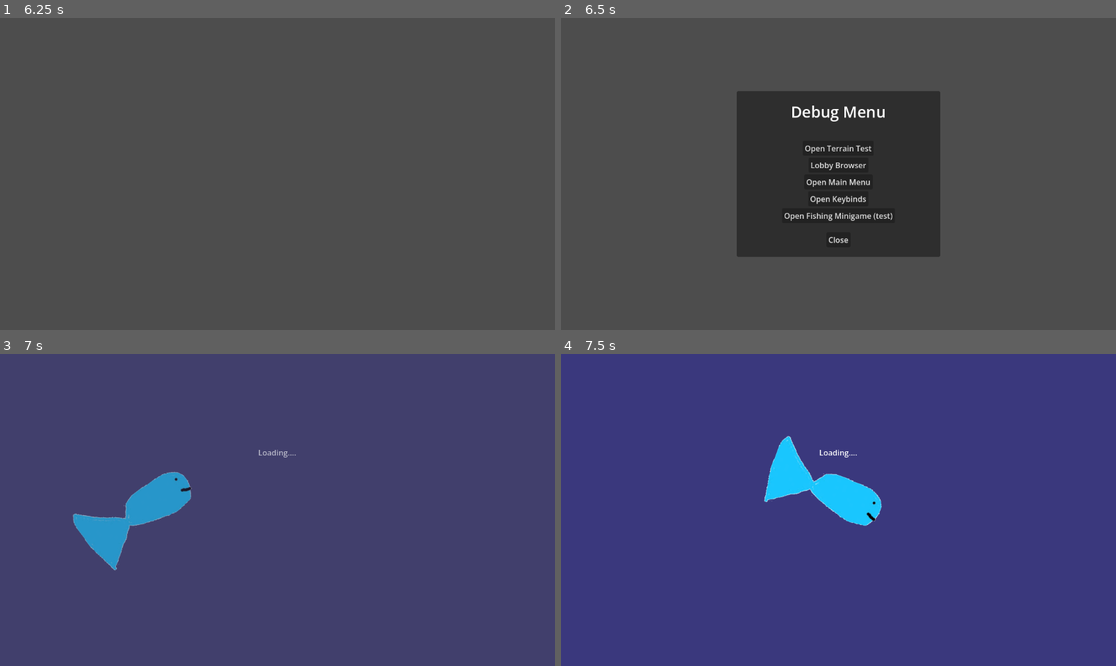
Above: before the commit, frames 1-4 (two rows, left to right).
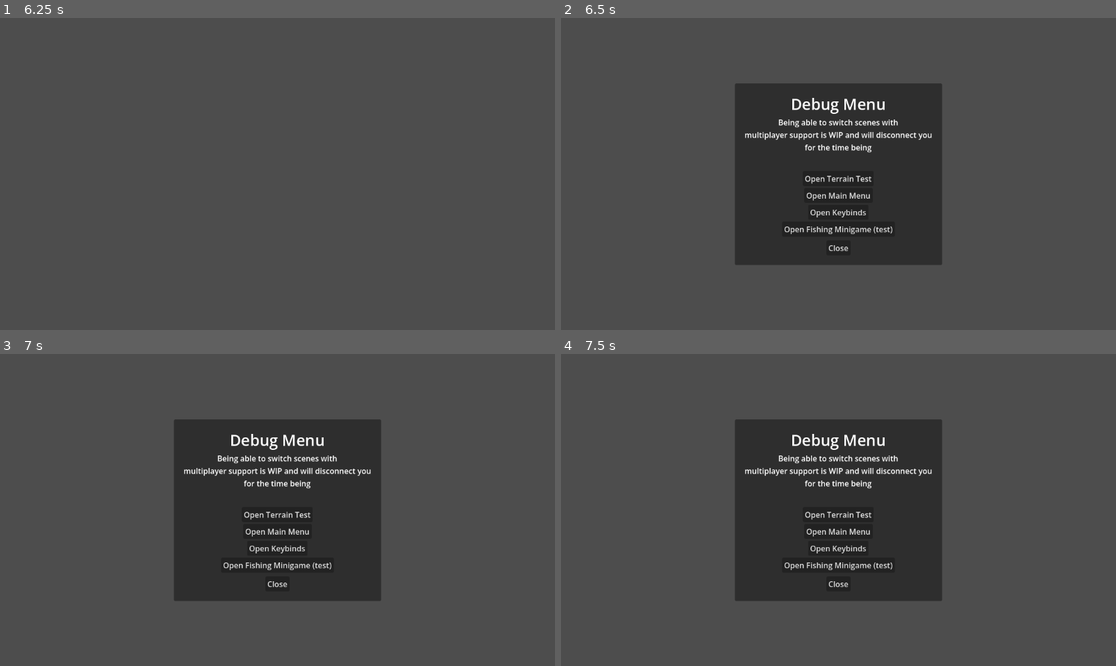
Above: after the commit, the same moments.

Repository: gmuGADIG/King-Fisher
Game: Godot game, scene res://ui/main_menu/main_menu.tscn
Same seed, same stepped clock (60 frames per second), same inputs: the game is played once before the commit and once after it. The engine's default icon, where the game draws it, is replaced by a stand-in: a white triangle on a blue panel in a dark square.
Inputs (mouse positions are in pixels of both pictures, inside the frame that each line leads up to):
- Up to frame 1 (6.25 s): click (99, 202) at 0.5 s; tap Enter (test1) at 1.25, 2.75, 4.25 s; move the mouse to (399, 158) at 1.27 s; hold Up (ready_up) 1.28-2 s; hold = (add_fish) 1.28-2 s; click (399, 158) at 1.42 s; tap Space (jump) at 1.52, 2, 3.5, 4.52, 5 s; drag from (166, 189) to (249, 236) at 2.02 s; move the mouse to (333, 105) at 2.77 s; hold Up (ready_up) 2.78-3.5 s; hold W (catch_fish_main) 2.78-3.5 s; drag from (249, 236) to (111, 127) at 3.52 s; move the mouse to (444, 220) at 4.27 s; hold A (move_left) 4.28-5 s; hold \ (print_players) 4.28-5 s; tap Escape (Menu) at 4.9 s; drag from (111, 127) to (194, 96) at 5.02 s; move the mouse to (305, 174) at 5.77 s; hold S (move_down) from 5.78 s (still down); hold Tab (scoreboard) from 5.78 s (still down); click (305, 174) at 5.92 s
- Up to frame 2 (6.5 s): keep holding S (move_down); keep holding Tab (scoreboard); tap ` (debug_menu) at 6.4 s
- Up to frame 3 (7 s): release S (move_down) at 6.5 s; release Tab (scoreboard) at 6.5 s; click (277, 500) at 6.5 s, where only the run before the commit has a clickable "Lobby Browser"
- Up to frame 4 (7.5 s): drag from (755, 432) to (727, 525) at 7.27 s

Frame 1 is identical in both runs. In frame 2, 4.4% of the frame differs, in the area x 31-69%, y 20-80%; in frame 3, 100%; in frame 4, 100%, in the area x 0-100%, y 0-100%.
Error before the commit: Cannot call method 'stop' on a null value. (res://systems/multiplayer.gd:115)

Commit message:
Make all debug menu changes kill multiplayer connections

Diff:
--- a/ui/debug_menu/debug_menu.tscn
+++ b/ui/debug_menu/debug_menu.tscn
@@ -2,7 +2,6 @@
 
 [ext_resource type="Script" uid="uid://bgbsvtifnsja3" path="res://ui/debug_menu/debug_menu.gd" id="1_2lwgs"]
 [ext_resource type="PackedScene" uid="uid://cuxqh6ibre0ni" path="res://ui/debug_menu/debug_scene_button.tscn" id="2_bvele"]
-[ext_resource type="Script" uid="uid://bxerb2igllke2" path="res://ui/debug_menu/menu_lobby_button.gd" id="3_oh284"]
 
 [node name="DebugMenu" type="CanvasLayer" unique_id=1060676430]
 script = ExtResource("1_2lwgs")
@@ -36,6 +35,13 @@
 theme_override_font_sizes/font_size = 32
 text = "Debug Menu"
 
+[node name="Label2" type="Label" parent="PanelContainer/MarginContainer/VBoxContainer" unique_id=642024621]
+layout_mode = 2
+text = "Being able to switch scenes with
+multiplayer support is WIP and will disconnect you
+for the time being"
+horizontal_alignment = 1
+
 [node name="Separator2" type="Control" parent="PanelContainer/MarginContainer/VBoxContainer" unique_id=1476855931]
 custom_minimum_size = Vector2(0, 30)
 layout_mode = 2
@@ -43,16 +49,9 @@
 [node name="HeightMap" parent="PanelContainer/MarginContainer/VBoxContainer" unique_id=312352702 instance=ExtResource("2_bvele")]
 layout_mode = 2
 
-[node name="LobbyBrowser" parent="PanelContainer/MarginContainer/VBoxContainer" unique_id=2129658815 instance=ExtResource("2_bvele")]
-layout_mode = 2
-text = "Lobby Browser"
-script = ExtResource("3_oh284")
-scene_path = "res://ui/lobby_browser/lobby_browser.tscn"
-
 [node name="MainMenu" parent="PanelContainer/MarginContainer/VBoxContainer" unique_id=658329568 instance=ExtResource("2_bvele")]
 layout_mode = 2
 text = "Open Main Menu"
-script = ExtResource("3_oh284")
 scene_path = "res://ui/main_menu/main_menu.tscn"
 
 [node name="OpenKeybinds" parent="PanelContainer/MarginContainer/VBoxContainer" unique_id=274295704 instance=ExtResource("2_bvele")]
--- a/ui/debug_menu/menu_lobby_button.gd
+++ /dev/null
@@ -1,11 +0,0 @@
-extends Button
-
-@export_file_path("*.tscn") var scene_path
-
-func _ready() -> void:
-	pressed.connect(func():
-		ScreenTransition.change_to_file(scene_path)
-		DebugMenu.close_debug_menu()
-		if multiplayer.has_multiplayer_peer():
-			Multiplayer.disconnect_from_game()
-	)
--- a/ui/debug_menu/scene_button.gd
+++ b/ui/debug_menu/scene_button.gd
@@ -6,4 +6,6 @@
 	pressed.connect(func():
 		ScreenTransition.change_to_file(scene_path)
 		DebugMenu.close_debug_menu()
+		if multiplayer.has_multiplayer_peer():
+			Multiplayer.disconnect_from_game()
 	)
Not shown, removed: ui/debug_menu/menu_lobby_button.gd.uid
